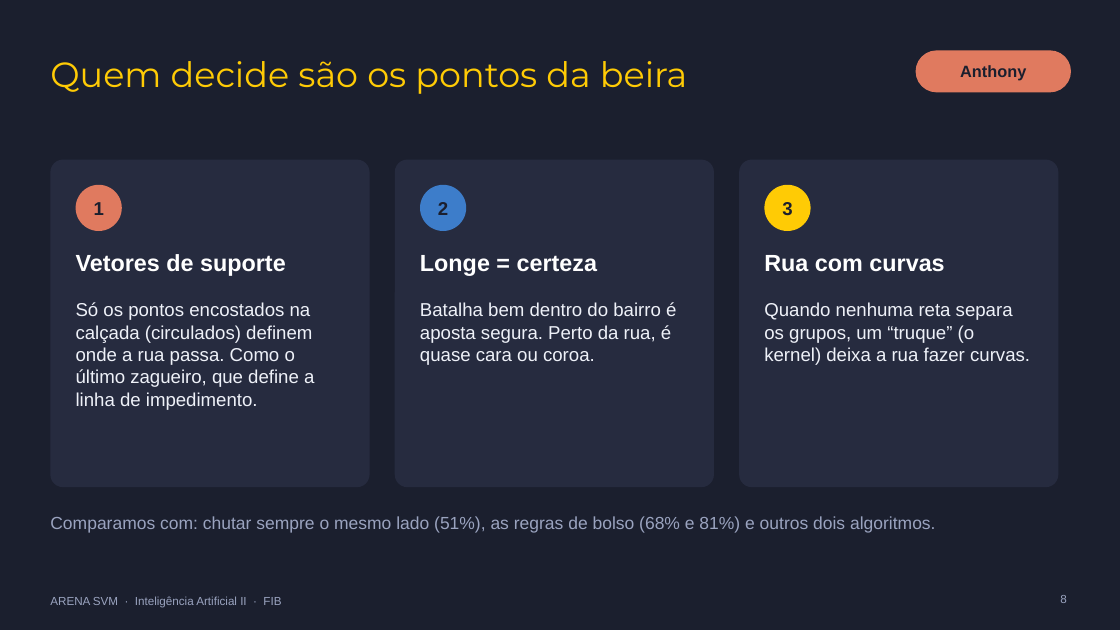
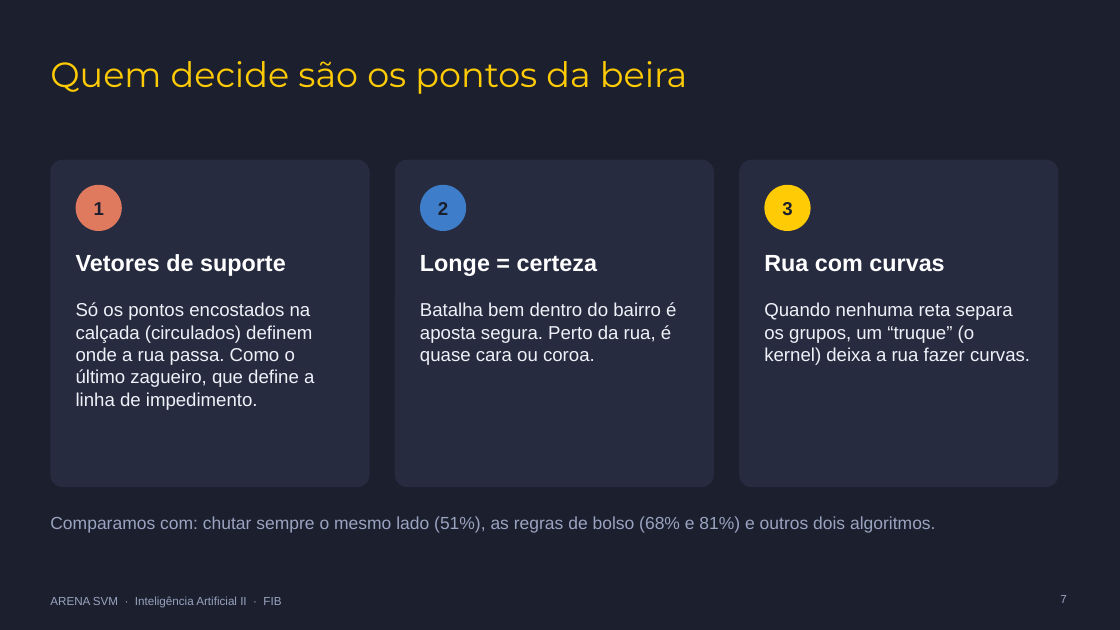
Before and after one commit to GustavoVieira0/arena-svm, a slide deck: slide 7 of docs/entregas/palestra/Arena_SVM_Palestra.pptx (slide 8 before the commit). Drawn at 1120x630 pixels with LibreOffice and Linux fonts; fonts in the diff are those of the drawing. Boxes give left, top, right and bottom in pixels: in the first picture for what was removed or moved away, otherwise in the second. Text is boxed around its words. In the diff, an @@ line names an element or a change of style, - is before the commit and + after.

```diff
--- a/docs/entregas/palestra/Arena_SVM_Palestra.pptx
+++ b/docs/entregas/palestra/Arena_SVM_Palestra.pptx
@@ rounded rectangle removed at box(916, 50, 1071, 92) @@
@@ text removed at box(960, 65, 1026, 81) @@
-Anthony
@@ page number at box(1060, 595, 1066, 603): text changed @@
-8
+7
```
Also in this commit, not shown: 14 other slides changed, 1 slide removed, 3 other files.
